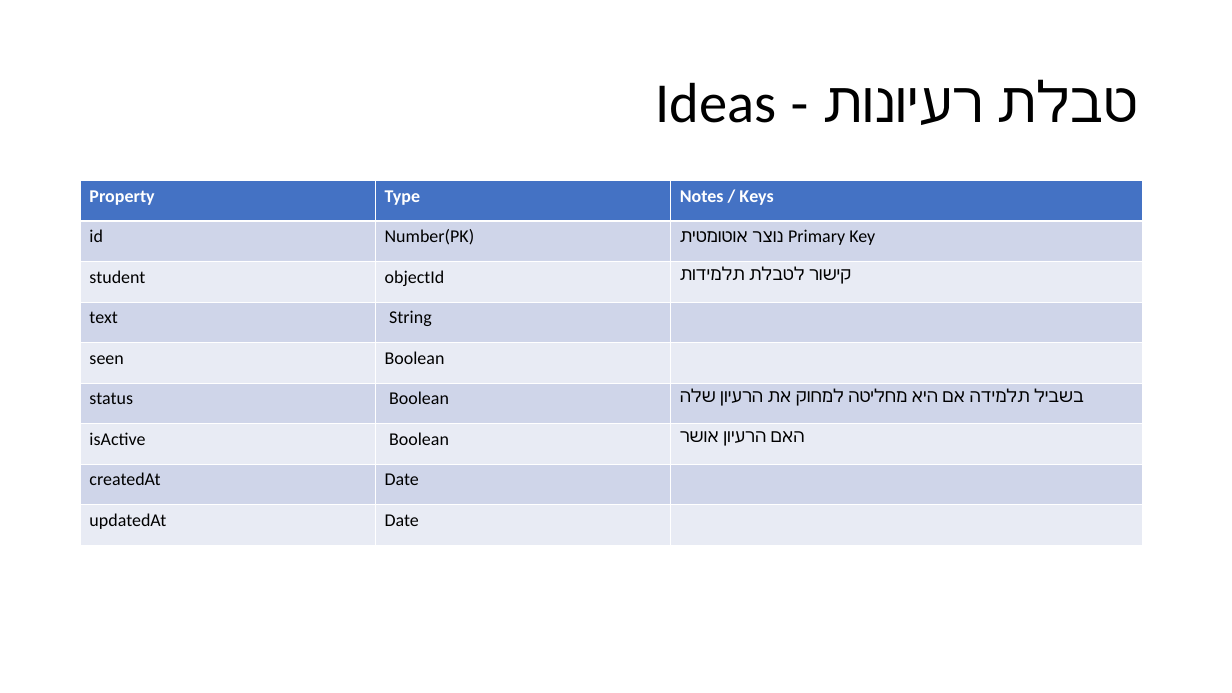
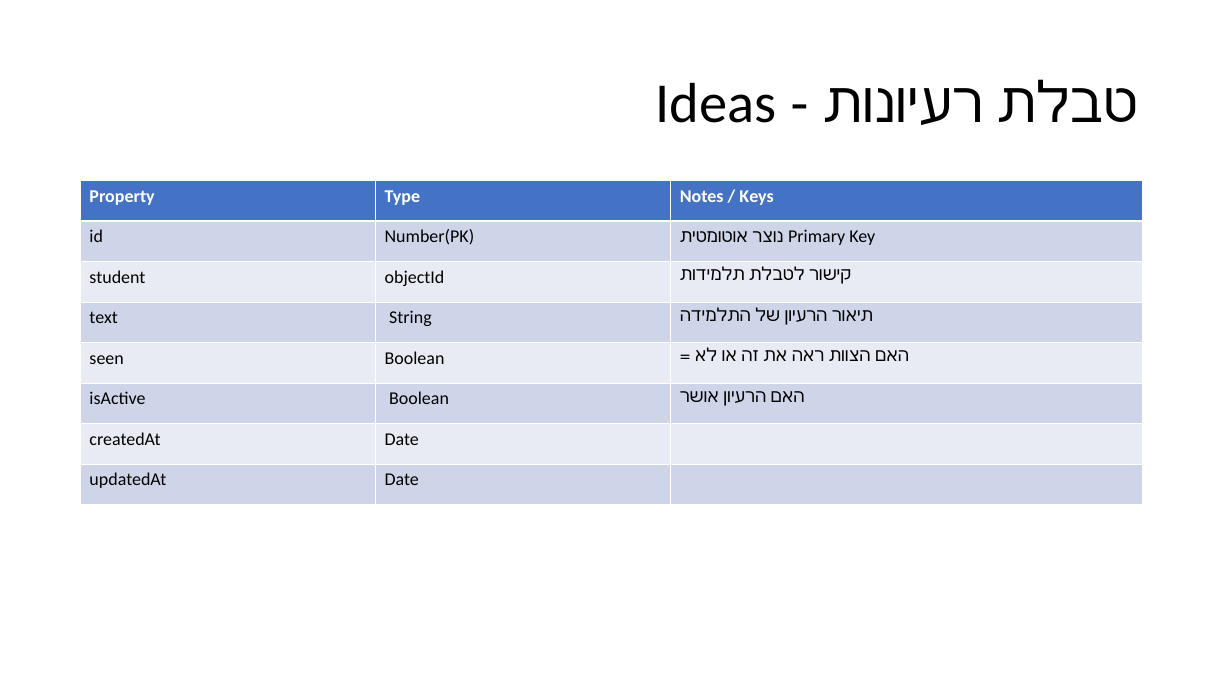
Before and after one commit to Sara-Hartuv/A-RS-EdTech, a slide deck: slide 22 of presentation/פרויקט עיצוב התנהגות.pptx - DB.pptx (slide 10 before the commit). Drawn at 1232x693 pixels with LibreOffice and Linux fonts; fonts in the diff are those of the drawing. Boxes give left, top, right and bottom in pixels: in the first picture for what was removed or moved away, otherwise in the second. Text is boxed around its words. In the diff, an @@ line names an element or a change of style, - is before the commit and + after.

```diff
--- a/presentation/פרויקט עיצוב התנהגות.pptx - DB.pptx
+++ b/presentation/פרויקט עיצוב התנהגות.pptx - DB.pptx
@@ table at (80, 180, 1142, 505) @@
-row 4: text | String | 
-row 5: seen | Boolean | 
-row 6: status | Boolean | בשביל תלמידה אם היא מחליטה למחוק את הרעיון שלה
+row 4: text | String | תיאור הרעיון של התלמידה
+row 5: seen | Boolean | האם הצוות ראה את זה או לא =
```
Also in this commit, not shown: 7 other slides changed, 9 slides added, 4 other files.
